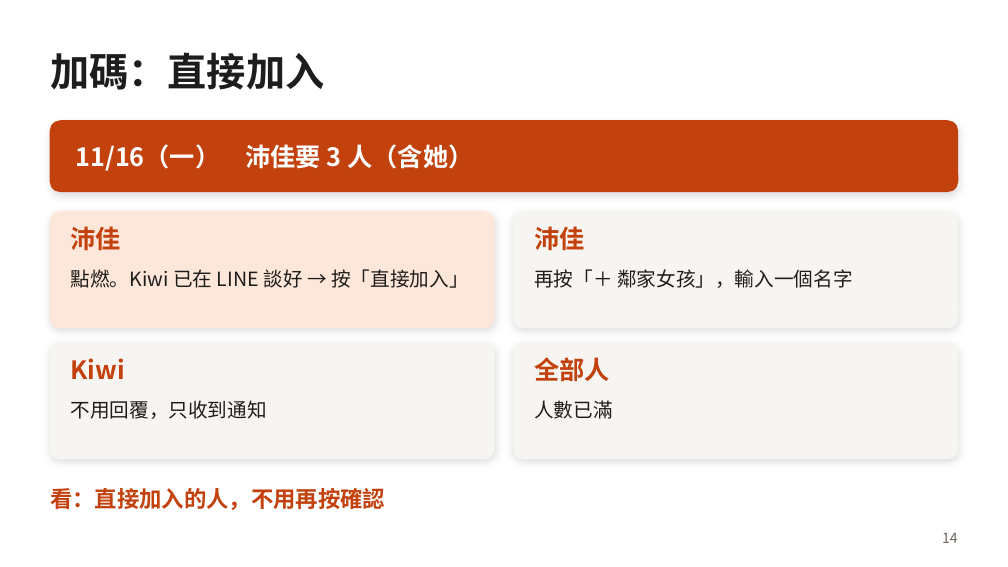
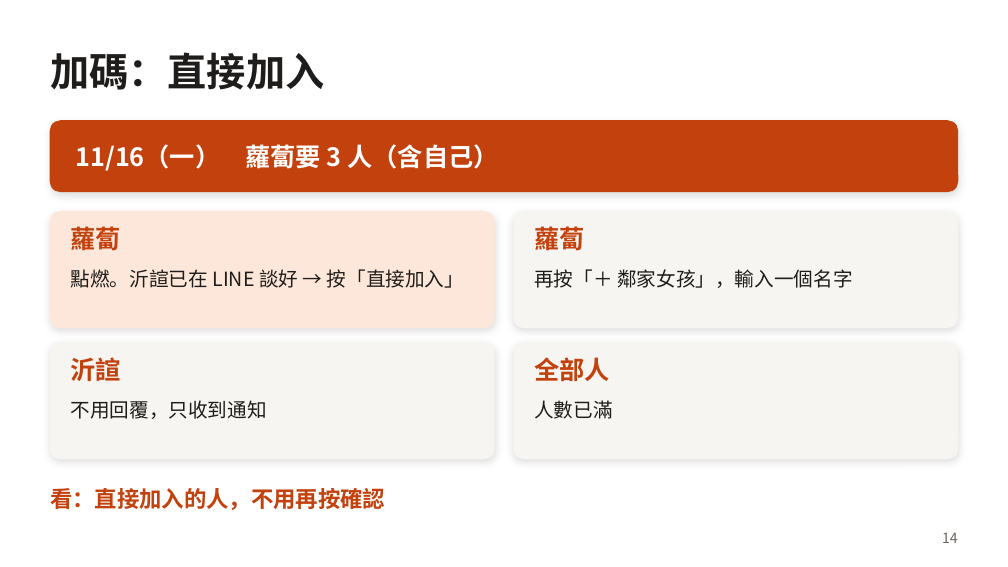
Before and after one commit to ababaa2abbb-huochai/huochai-app, a slide deck: slide 14 of docs/briefing/huochai-briefing-30min.pptx. Drawn at 1008x567 pixels with LibreOffice and Linux fonts; fonts in the diff are those of the drawing. Boxes give left, top, right and bottom in pixels: in the first picture for what was removed or moved away, otherwise in the second. Text is boxed around its words. In the diff, an @@ line names an element or a change of style, - is before the commit and + after.

```diff
--- a/docs/briefing/huochai-briefing-30min.pptx
+++ b/docs/briefing/huochai-briefing-30min.pptx
@@ text at box(76, 140, 498, 172): text changed @@
-11/16（一） 沛佳要 3 人（含她）
+11/16（一） 蘿蔔要 3 人（含自己）
@@ text at box(71, 223, 121, 255): text changed @@
-沛佳
+蘿蔔
@@ text at box(534, 223, 584, 255): text changed @@
-沛佳
+蘿蔔
@@ text at box(71, 269, 464, 288): text changed @@
-點燃。Kiwi 已在 LINE 談好 → 按「直接加入」
+點燃。沂諠已在 LINE 談好 → 按「直接加入」
@@ text at box(71, 357, 121, 381): text changed @@
-Kiwi
+沂諠
```
Also in this commit, not shown: 5 other slides changed, 2 other files.
